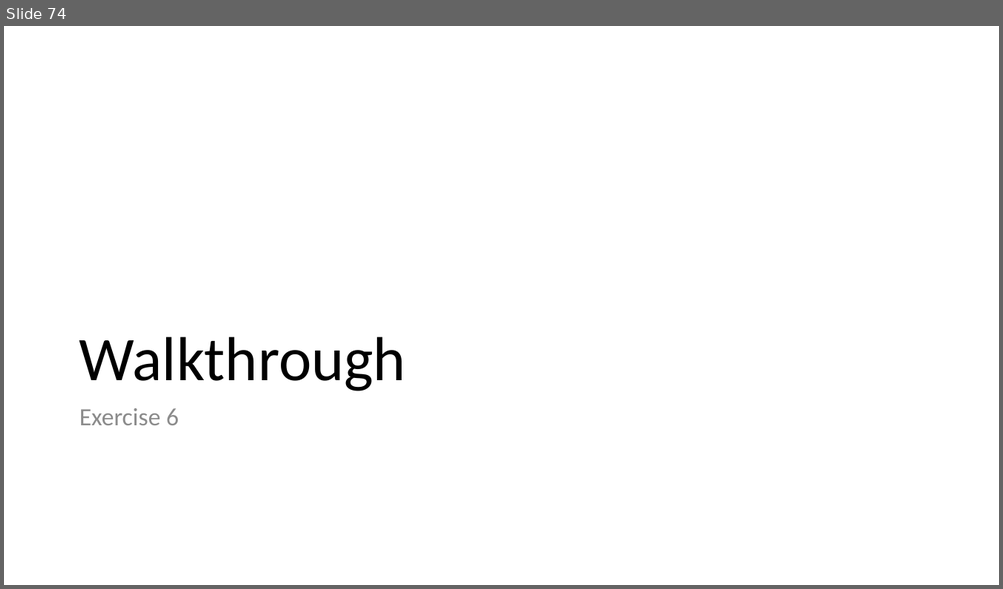
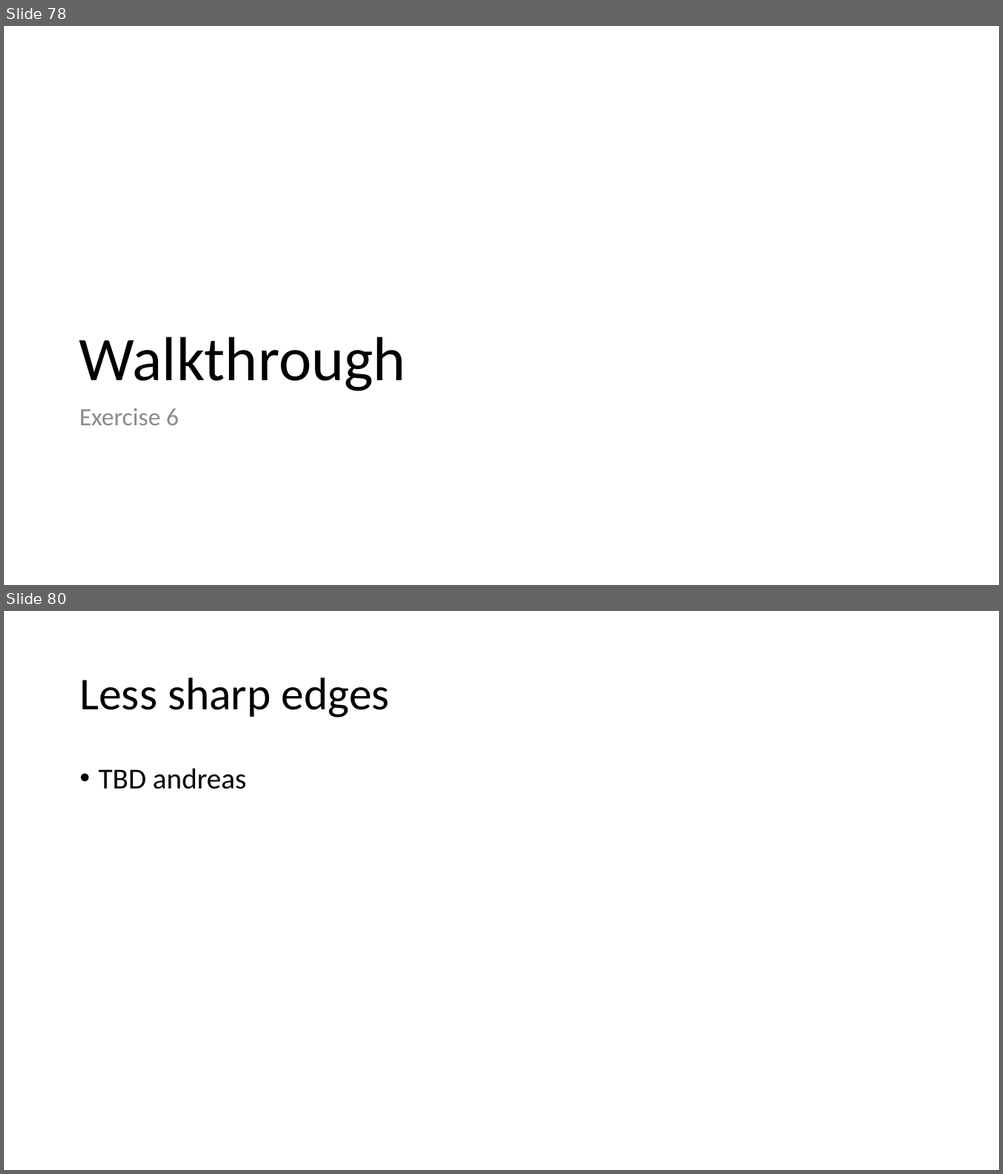
Before and after one commit to Particular/SagaMasterClass, a slide deck: SagaMasterClass.pptx. Shown one above the other, each under a label of ours: slide 74 before the commit, slides 78 and 80 after it; the slides between them are not shown. The pictures are 1003x589 and 1003x1174 pixels, drawn with LibreOffice and Linux fonts; fonts in the diff are those of the drawing. Boxes give left, top, right and bottom in pixels: in the first picture for what was removed or moved away, otherwise in the second. Text is boxed around its words. In the diff, an @@ line names an element or a change of style, - is before the commit and + after.

```diff
--- a/SagaMasterClass.pptx
+++ b/SagaMasterClass.pptx
@@ slide 80 added at [4,611,999,1170], background #FFFFFF @@
@@ title added at [79,678,390,718], 44 pt, text #000000 @@
+Less sharp edges
@@ text added at [99,768,247,789], 28 pt, text #000000 @@
+• TBD andreas
@@ what was slide 74 is now slide 78 @@
```
Also in this commit, not shown: 13 slides changed, 4 other slides added.
